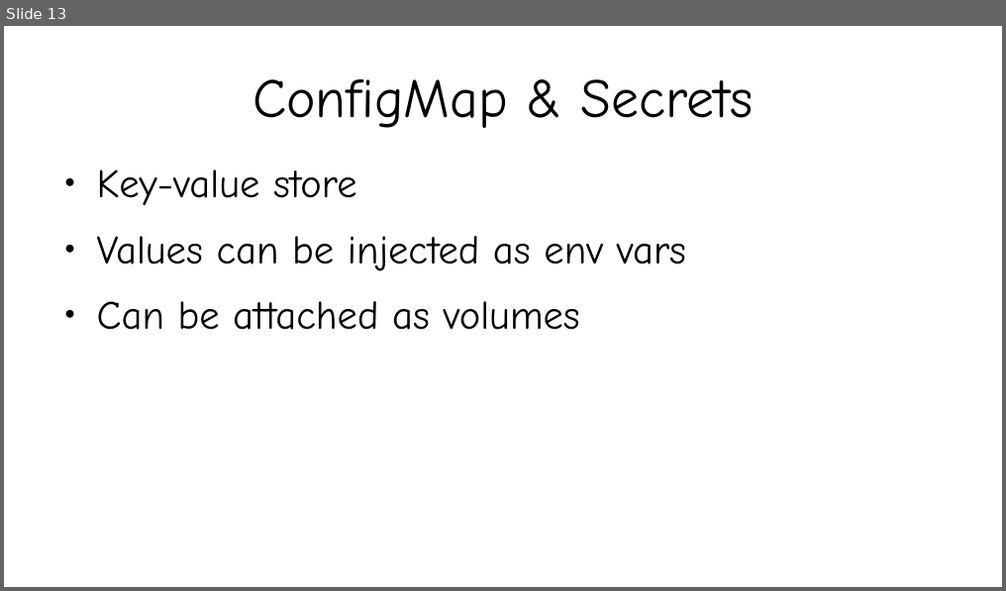
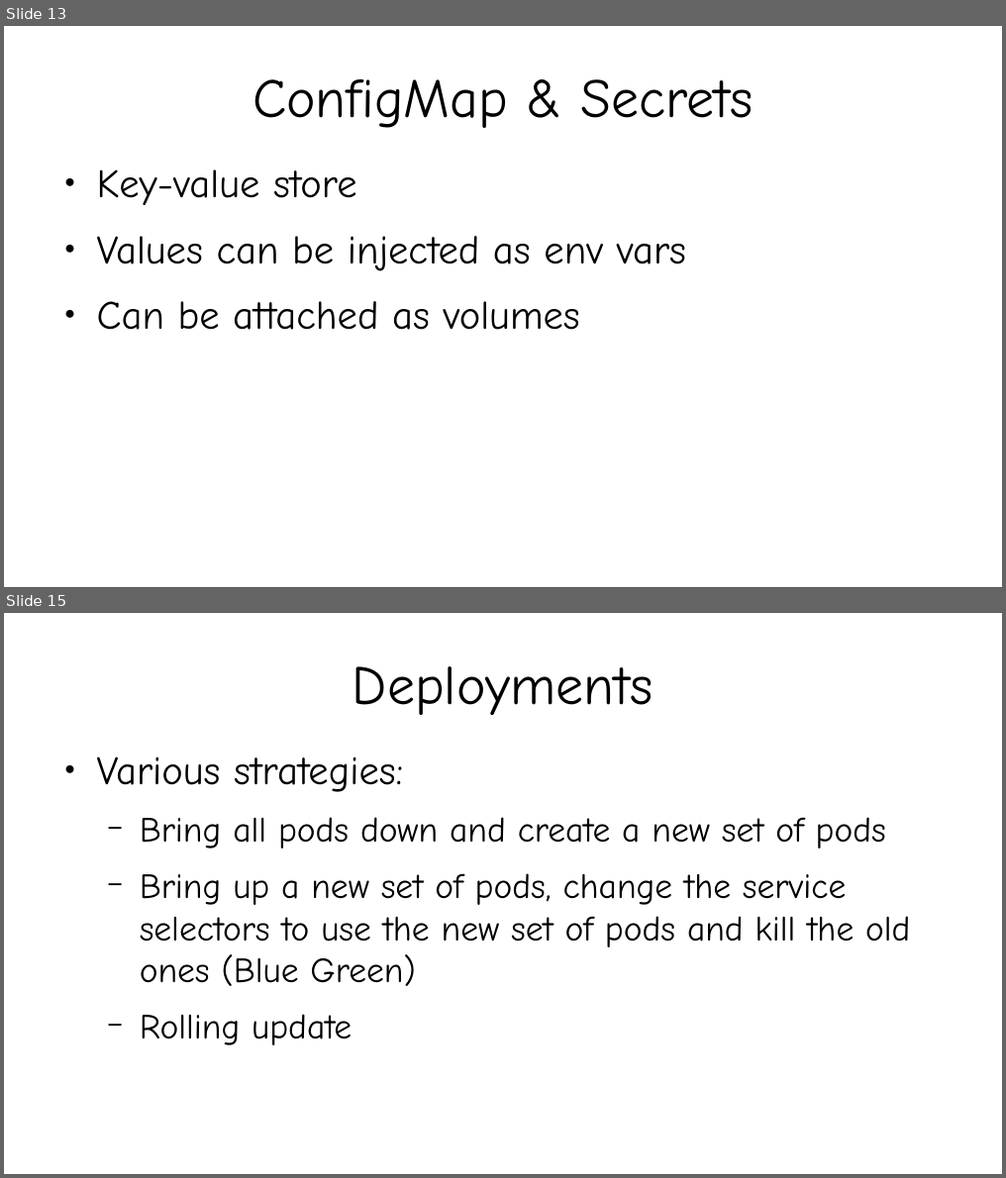
Before and after one commit to kislaykishore/microservices, a slide deck: Kubernetes.odp. Shown one above the other, each under a label of ours: slide 13 before the commit, slides 13 and 15 after it; the slides between them are not shown. The pictures are 1006x591 and 1006x1178 pixels, drawn with LibreOffice and Linux fonts; fonts in the diff are those of the drawing. Boxes give left, top, right and bottom in pixels: in the first picture for what was removed or moved away, otherwise in the second. Text is boxed around its words. In the diff, an @@ line names an element or a change of style, - is before the commit and + after.

Commit message:
Set up Deployment slide

```diff
--- a/Kubernetes.odp
+++ b/Kubernetes.odp
@@ slide 15 added at (x1=4, y1=613, x2=1002, y2=1174), background #FFFFFF @@
@@ title added at (x1=352, y1=666, x2=653, y2=715), 44 pt, text #000000 @@
+Deployments
@@ text added at (x1=97, y1=757, x2=910, y2=1046), 28 pt, text #000000 @@
+● Various strategies:
+  − Bring all pods down and create a new set of pods
+  − Bring up a new set of pods, change the service selectors to use the new set of pods and kill the old ones (Blue Green)
+  − Rolling update
```
Also in this commit, not shown: 1 slide changed, 2 other files.
